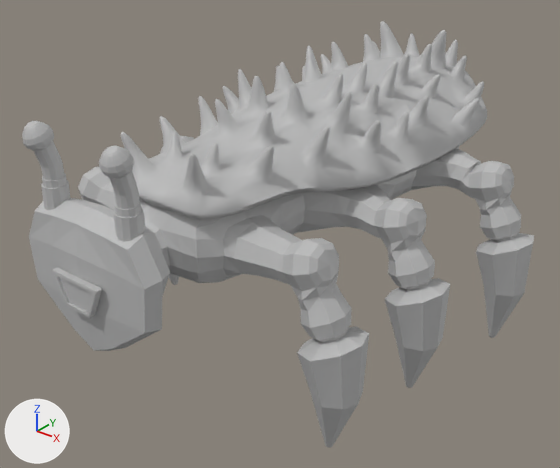
A saved change to the Blender file Models/Firewall.blend.
One viewpoint serves both versions: a camera (50 mm lens) standing at (10.53, -12.07, 6.88) and looking at (-0.18, 1.32, -1.42). The lights are fixed; the arrows at lower left show +X, +Y and +Z.

Objects in the first picture: 'FireWall', 'Shell'.
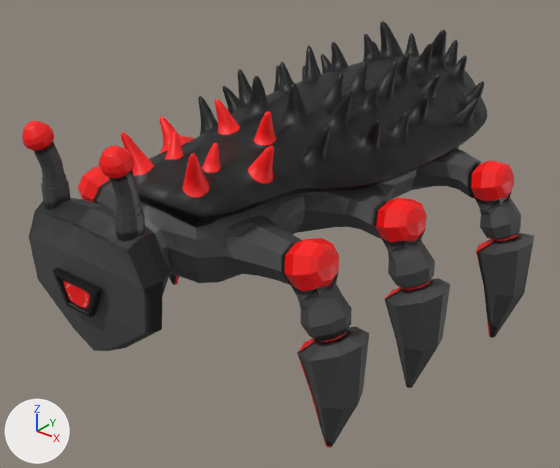
Where the change shows, as pixel boxes (x1, y1, x2, y2) in the pictures (560 x 468 px):
'FireWall', surface changed (grey to black)
    both: (22, 121, 534, 448)
'Shell', surface changed (grey to black)
    both: (121, 21, 487, 220)

The edits, one by one:
Picture 'FireWallShell' (img_firewallshell) is new.
Picture 'FireWall' (img_firewall) is new.
In material 'Material' (mat_material), base_color is no longer (0.5, 0.5, 0.5), grey #bcbcbc.
In material 'Material' (mat_material), texture is now set to img_firewall.
In material 'Material.001' (mat_material_001), base_color is no longer (0.5, 0.5, 0.5), grey #bcbcbc.
In material 'Material.001' (mat_material_001), texture is now set to img_firewallshell.
